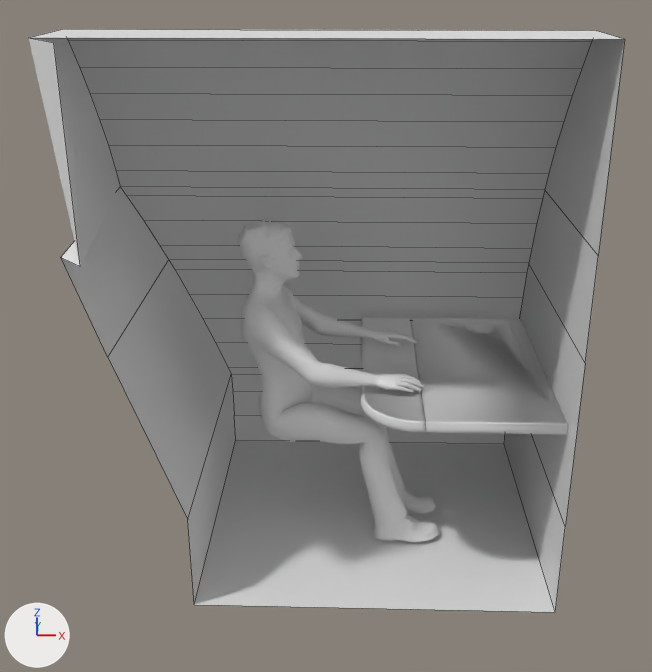
An edit to the Blender file model/include/door/door_frame.blend, drawn before and after from the same camera.
Camera for both pictures: a 50 mm lens placed at (7.18, -1.48, 2.52), pointed at (7.06, 2.15, 1.0). The lights are fixed; the arrows at lower left show +X, +Y and +Z. The older version comes first. Mesh edges are drawn as thin lines on the coarser meshes.

Script lines for the objects in view, before the commit:
```python
me_cylinder_001 = bpy.data.meshes.new('Cylinder.001')
me_cylinder_001.from_pydata(...)  # 64 vertices, 30 faces, 17 loose edges; spans x -2.25..0.0, y 1.39..2.98, z 1.84..3.75
me_cylinder_004 = bpy.data.meshes.new('Cylinder.004')
me_cylinder_004.from_pydata(...)  # 344 vertices, 289 faces; spans x 0.048..0.099, y -0.903..0.229, z 1.952..2.746
me_cylinder_014 = bpy.data.meshes.new('Cylinder.014')
me_cylinder_014.from_pydata(...)  # 261 vertices, 226 faces; spans x 0.048..0.099, y -0.903..0.229, z 1.945..2.195
me_cylinder_014.polygons.foreach_set('use_smooth', [True] * 226)
ob_office_pod_bearbeitet = bpy.data.objects.new('Office_Pod_Bearbeitet', me_cylinder_001)
ob_office_pod_bearbeitet.location = (4.252, 0.0, 0.0)
ob_office_pod_bearbeitet.rotation_euler = (0.0, 1.571, 0.0)  # degrees (0, 90, 0)
ob_office_pod_bearbeitet.scale = (1.01, 1.01, 1.01)
ob_tisch_zum_bearbeiten = bpy.data.objects.new('Tisch_zum_bearbeiten', me_cylinder_004)
ob_tisch_zum_bearbeiten.location = (5.258, 2.623, 0.868)
ob_tisch_zum_bearbeiten.rotation_euler = (0.0, 1.571, 0.0)  # degrees (0, 90, 0)
ob_tisch_zum_bearbeiten.scale = (1.01, 1.01, 1.01)
ob_tisch_zum_bearbeiten_klappbereich = bpy.data.objects.new('Tisch_zum_bearbeiten_Klappbereich', me_cylinder_014)
ob_tisch_zum_bearbeiten_klappbereich.location = (5.252, 2.623, 0.868)
ob_tisch_zum_bearbeiten_klappbereich.rotation_euler = (0.0, 1.571, 0.0)  # degrees (0, 90, 0)
ob_tisch_zum_bearbeiten_klappbereich.scale = (1.01, 1.01, 1.01)
# also in view: 'male_manekin' at (7.14, 2.23, 0.75)
```
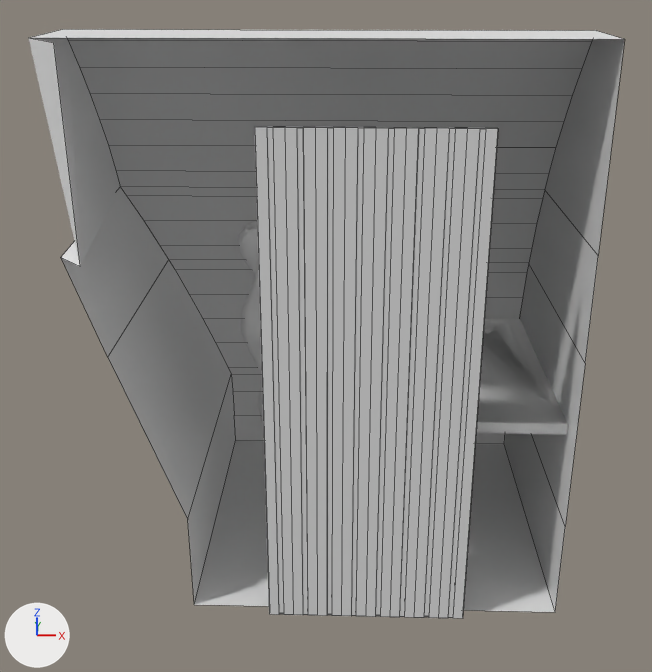
Commit message: added door to pod just to see

The change, as a diff of the scene's bpy script:
```diff
--- a/model/include/door/door_frame.blend.py
+++ b/model/include/door/door_frame.blend.py
@@ mat_material_002 @@
+mat_material_002 = principled_material('Material.002')
+mat_material_002.base_color = (0.8, 0.8, 0.8)  # white #e7e7e7
@@ me_cube_039 @@
+me_cube_039.from_pydata(...)  # 26 vertices, 14 faces, 1 loose edge; spans x -0.1..0.0, y -0.01..0.0, z 0.0..2.0
+me_cube_039.materials.append(mat_material_002)  # white #e7e7e7
@@ ob_lamella_007 @@
+ob_lamella_007 = bpy.data.objects.new('lamella.007', me_cube_039)
+ob_lamella_007.location = (6.945, 1.553, 0.0)
@@ ob_lamella_006 @@
+ob_lamella_006 = bpy.data.objects.new('lamella.006', me_cube_039.copy())
+ob_lamella_006.location = (7.045, 1.553, 0.0)
@@ ob_lamella_005 @@
+ob_lamella_005 = bpy.data.objects.new('lamella.005', me_cube_039.copy())
+ob_lamella_005.location = (7.145, 1.553, 0.0)
@@ ob_lamella_004 @@
+ob_lamella_004 = bpy.data.objects.new('lamella.004', me_cube_039.copy())
+ob_lamella_004.location = (7.245, 1.553, 0.0)
@@ ob_lamella_003 @@
+ob_lamella_003 = bpy.data.objects.new('lamella.003', me_cube_039.copy())
+ob_lamella_003.location = (7.345, 1.553, 0.0)
@@ ob_lamella_002 @@
+ob_lamella_002 = bpy.data.objects.new('lamella.002', me_cube_039.copy())
+ob_lamella_002.location = (7.445, 1.553, 0.0)
@@ ob_lamella_001 @@
+ob_lamella_001 = bpy.data.objects.new('lamella.001', me_cube_039.copy())
+ob_lamella_001.location = (7.545, 1.553, 0.0)
@@ ob_lamella @@
+ob_lamella = bpy.data.objects.new('lamella', me_cube_039.copy())
+ob_lamella.location = (7.645, 1.553, 0.0)
```

Boxes (x1, y1, x2, y2) around the edits, measured in the pictures (652 x 672 px):
'lamella', added: after (438, 128, 498, 618)
'lamella.001', added: after (414, 128, 467, 618)
'lamella.002', added: after (390, 128, 437, 617)
'lamella.003', added: after (366, 128, 406, 617)
'lamella.004', added: after (341, 127, 376, 616)
'lamella.005', added: after (315, 127, 345, 616)
'lamella.006', added: after (285, 127, 317, 615)
'lamella.007', added: after (255, 127, 293, 615)
'male_manekin', unchanged, covered by the edit: before (238, 219, 439, 543); after (238, 221, 263, 422)
'Tisch_zum_bearbeiten_Klappbereich', unchanged, covered by the edit: before (360, 317, 425, 432)
